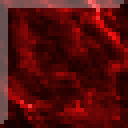
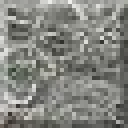
Revision of a layered w=128, h=128 image; what changed, layer by layer:
added layer "Копия Копия Слой#0" above "Копия Слой#0" over (0, 0, 128, 128)
hid "Копия Слой#0" over (0, 0, 128, 128)
